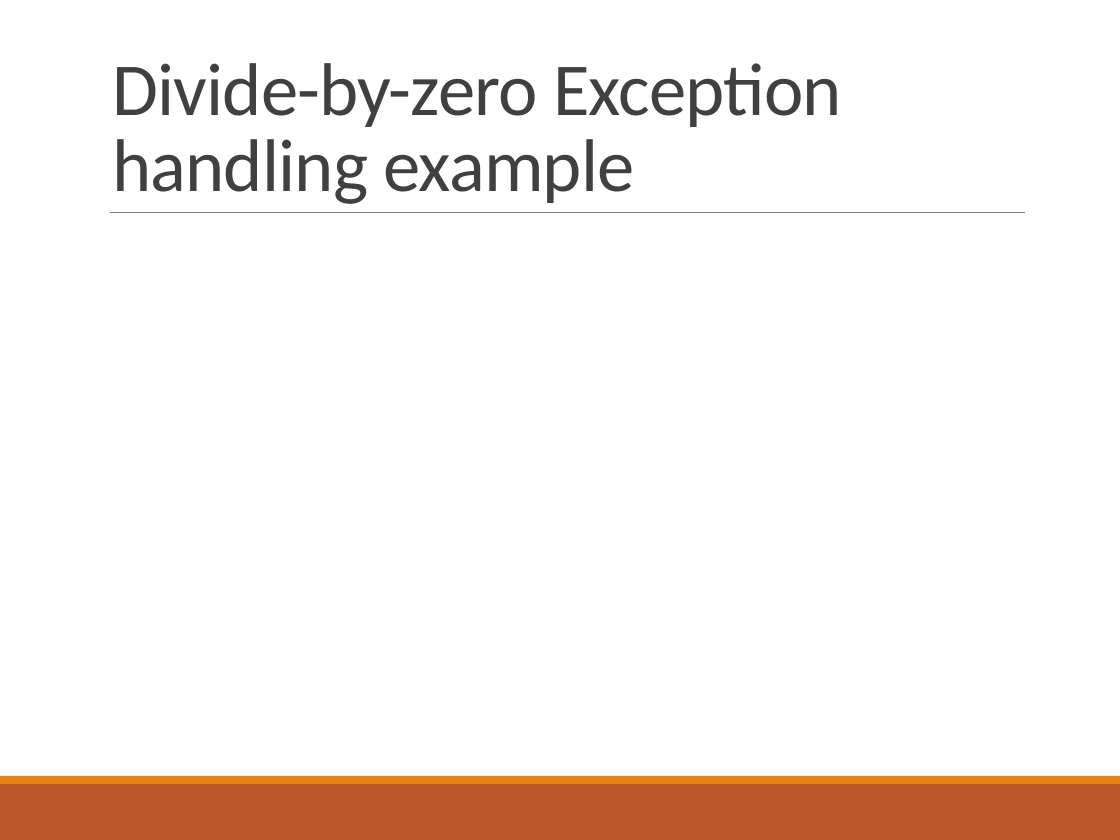
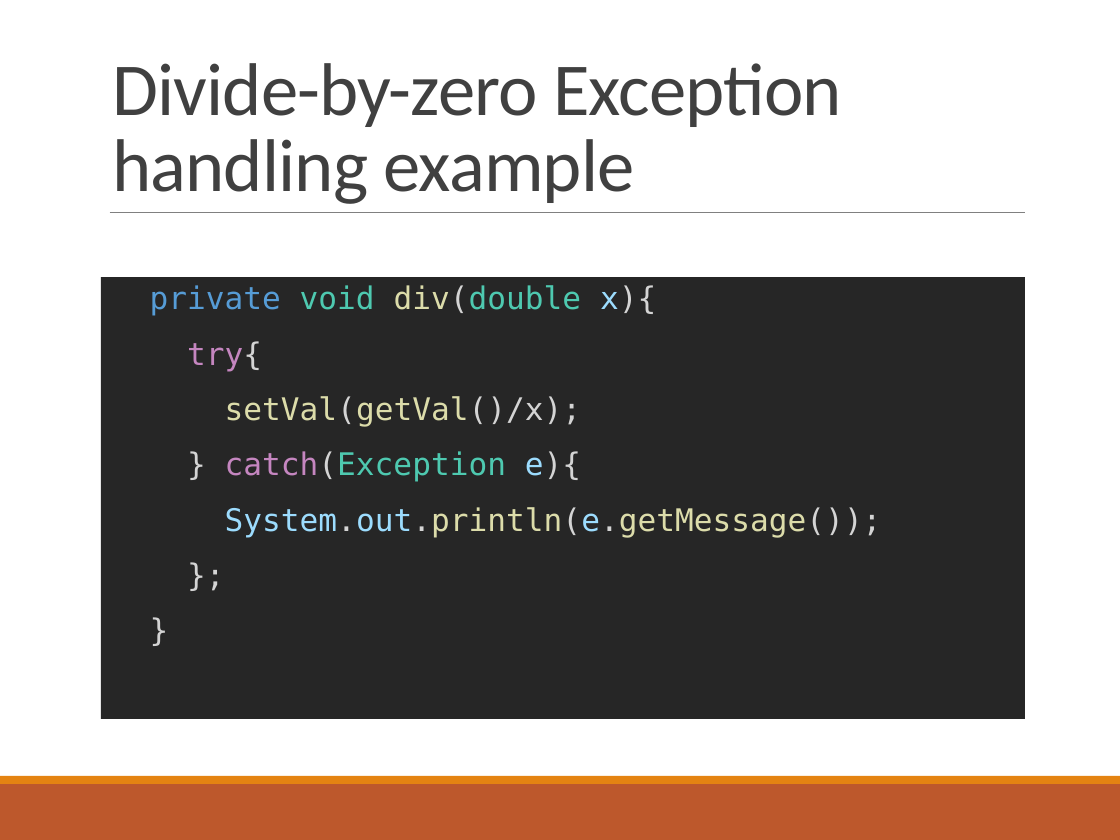
Before and after one commit to deeperj/dillinger, a slide deck: slide 20 of thesis/ukapp2/wqu_isc/sofware_design/Lesson 6 - Java.pptx (slide 23 before the commit). Drawn at 1120x840 pixels with LibreOffice and Linux fonts; fonts in the diff are those of the drawing. Boxes give left, top, right and bottom in pixels: in the first picture for what was removed or moved away, otherwise in the second. Text is boxed around its words. In the diff, an @@ line names an element or a change of style, - is before the commit and + after.

```diff
--- a/thesis/ukapp2/wqu_isc/sofware_design/Lesson 6 - Java.pptx
+++ b/thesis/ukapp2/wqu_isc/sofware_design/Lesson 6 - Java.pptx
@@ text added at (x1=101, y1=277, x2=1025, y2=718), fill #262626, 20 pt, text #DCDCAA @@
+  private void div(double x){
+  try{
+  setVal(getVal()/x);
+  } catch(Exception e){
+  System.out.println(e.getMessage());
+  };
+  }
```
Also in this commit, not shown: 1 other slide changed, 1 slide added, 1 slide removed, 2 other files.
